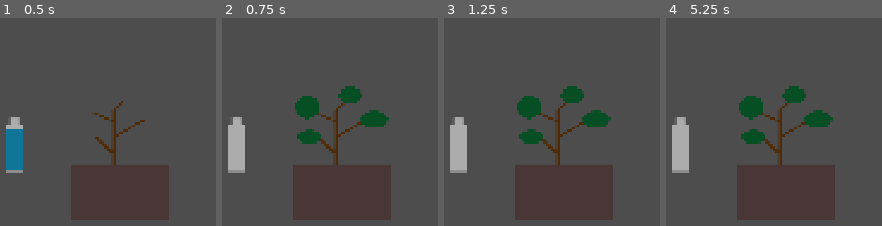
Above: before the commit, frames 1-4 (left to right).
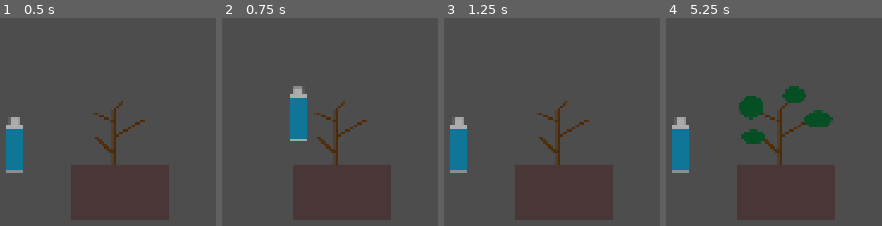
Above: after the commit, the same moments.

Repository: FrancinettVR/Tacos-de-milanesa
Game: Godot game, scene res://scenes/interactables/grupo_planta_botella.tscn
Two runs of this game, one before a commit and one after it. Both use one fixed random seed, a clock stepped at 60 frames per second and the inputs below. The project has no main scene, so this scene is started directly.
Inputs (mouse positions are in pixels of both pictures, inside the frame that each line leads up to):
- Up to frame 1 (0.5 s): no input
- Up to frame 2 (0.75 s): tap Enter at 0.5 s; drag from (237, 144) to (422, 51) at 0.52 s
- Up to frame 3 (1.25 s): no input
- Up to frame 4 (5.25 s): drag from (outside the picture) to (outside the picture) at 1.27 s; tap Space at 2, 3.5, 5 s; move the mouse to (866, 51) at 2.02 s; click (866, 51) at 2.17 s; tap Enter at 2.75, 4.25 s; drag from (outside the picture) to (outside the picture) at 2.77 s; move the mouse to (outside the picture) at 3.52 s; click (outside the picture) at 3.67 s; drag from (outside the picture) to (666, 38) at 4.27 s; move the mouse to (828, 151) at 5.02 s; click (828, 151) at 5.17 s

Frame 1 is identical in both runs. In frame 2, 6.3% of the frame differs, in the area x 2-78%, y 32-75%; in frame 3, 4.6%; in frame 4, 1.6%.

Commit message:
Agregar sistema modular de interactuables (Interactable/Click/Drag) + EventBus, implementar botella-planta

Diff:
--- a/project.godot
+++ b/project.godot
@@ -13,6 +13,10 @@
 config/name="Tacos de milanesa"
 config/features=PackedStringArray("4.7", "GL Compatibility")
 config/icon="res://icon.svg"
+
+[autoload]
+
+EventBus="*uid://bjqd106s8ddqg"
 
 [display]
 
--- /dev/null
+++ b/scripts/core/click_interactable.gd
@@ -0,0 +1,10 @@
+extends Interactable
+class_name ClickInteractable
+
+func _ready() -> void:
+	super._ready()
+	input_event.connect(_on_input_event)
+
+func _on_input_event(viewport, event, shape_idx) -> void:
+	if event is InputEventMouseButton and event.pressed and event.button_index == MOUSE_BUTTON_LEFT:
+		intentar_interactuar()
--- /dev/null
+++ b/scripts/core/drag_interactable.gd
@@ -0,0 +1,36 @@
+extends Interactable
+class_name DragInteractable
+
+var arrastrando: bool = false
+var posicion_inicial: Vector2
+var offset_click: Vector2
+
+func _ready() -> void:
+	super._ready()
+	input_event.connect(_on_input_event)
+	posicion_inicial = position
+
+func _on_input_event(viewport, event, shape_idx) -> void:
+	if usada or arrastrando:
+		return
+	if event is InputEventMouseButton and event.pressed and event.button_index == MOUSE_BUTTON_LEFT:
+		arrastrando = true
+		offset_click = global_position - get_global_mouse_position()
+
+func _input(event: InputEvent) -> void:
+	if not arrastrando:
+		return
+	if event is InputEventMouseMotion:
+		global_position = get_global_mouse_position() + offset_click
+	elif event is InputEventMouseButton and not event.pressed and event.button_index == MOUSE_BUTTON_LEFT:
+		soltar()
+
+func soltar() -> void:
+	arrastrando = false
+	if objetivo_valido():
+		intentar_interactuar()
+	position = posicion_inicial
+
+# El hijo define qué significa "estar en el lugar correcto"
+func objetivo_valido() -> bool:
+	return false
--- /dev/null
+++ b/scripts/core/event_bus.gd
@@ -0,0 +1,7 @@
+extends Node
+
+# Se emite cuando un interactuable completa su acción exitosamente
+signal interaccion_completada(id: String)
+
+# Se emite cuando se intenta interactuar pero está bloqueado
+signal interaccion_bloqueada(id: String)
--- /dev/null
+++ b/scripts/core/interactable.gd
@@ -0,0 +1,37 @@
+extends Area2D
+class_name Interactable
+
+@export var id: String = ""
+@onready var sprite: Sprite2D = $Sprite2D
+
+var usada: bool = false
+
+func _ready() -> void:
+	al_iniciar()
+
+# TODO: por ahora hardcodeado a true para poder probar el sistema.
+# Más adelante esto debe consultar al GameManager si el foco de estrés
+# correspondiente ya fue resuelto.
+func es_disponible() -> bool:
+	return true
+
+func intentar_interactuar() -> void:
+	if usada:
+		return
+	if not es_disponible():
+		EventBus.interaccion_bloqueada.emit(id)
+		return
+	interactuar()
+
+func interactuar() -> void:
+	usada = true
+	on_interaccion_exitosa()
+	EventBus.interaccion_completada.emit(id)
+
+# --- Para que cada hijo sobreescriba ---
+
+func al_iniciar() -> void:
+	pass
+
+func on_interaccion_exitosa() -> void:
+	pass
--- a/scripts/interactables-scripts/botella.gd
+++ b/scripts/interactables-scripts/botella.gd
@@ -1,32 +1,20 @@
-extends Area2D
+extends DragInteractable
 
 @export var planta: Node
-
-@onready var sprite: Sprite2D = $Sprite2D
 
 var textura_llena = preload("res://assets/art/interactables/placeholders/spr_botella_llena.png")
 var textura_vacia = preload("res://assets/art/interactables/placeholders/spr_botella_vacia.png")
 
-var usada: bool = false
+func al_iniciar() -> void:
+	sprite.texture = textura_llena
 
-func _ready() -> void:
-	input_event.connect(_on_input_event)
-	actualizar_sprite()
+func objetivo_valido() -> bool:
+	var areas = get_overlapping_areas()
+	for area in areas:
+		if area == planta:
+			return true
+	return false
 
-func _on_input_event(viewport, event, shape_idx) -> void:
-	if event is InputEventMouseButton and event.pressed and event.button_index == MOUSE_BUTTON_LEFT:
-		regar_planta()
-
-func regar_planta() -> void:
-	if usada:
-		return
-	if planta:
-		planta.regar()
-		usada = true
-		actualizar_sprite()
-
-func actualizar_sprite() -> void:
-	if usada:
-		sprite.texture = textura_vacia
-	else:
-		sprite.texture = textura_llena
+func on_interaccion_exitosa() -> void:
+	sprite.texture = textura_vacia
+	planta.regar()
--- a/scripts/interactables-scripts/planta.gd
+++ b/scripts/interactables-scripts/planta.gd
@@ -1,22 +1,14 @@
-extends Area2D
-
-@export var regada: bool = false
-
-@onready var sprite: Sprite2D = $Sprite2D
+extends ClickInteractable
 
 var textura_seca = preload("res://assets/art/interactables/placeholders/spr_planta_seca.png")
 var textura_feliz = preload("res://assets/art/interactables/placeholders/spr_planta_feliz.png")
 
-func _ready() -> void:
-	actualizar_sprite()
+func al_iniciar() -> void:
+	sprite.texture = textura_seca
 
+func on_interaccion_exitosa() -> void:
+	sprite.texture = textura_feliz
+
+# Esta función la va a llamar la Botella
 func regar() -> void:
-	regada = true
-	actualizar_sprite()
-	print("Planta regada")
-
-func actualizar_sprite() -> void:
-	if regada:
-		sprite.texture = textura_feliz
-	else:
-		sprite.texture = textura_seca
+	intentar_interactuar()
Not shown, added: scripts/core/click_interactable.gd.uid
Not shown, added: scripts/core/drag_interactable.gd.uid
Not shown, added: scripts/core/event_bus.gd.uid
Not shown, added: scripts/core/interactable.gd.uid
